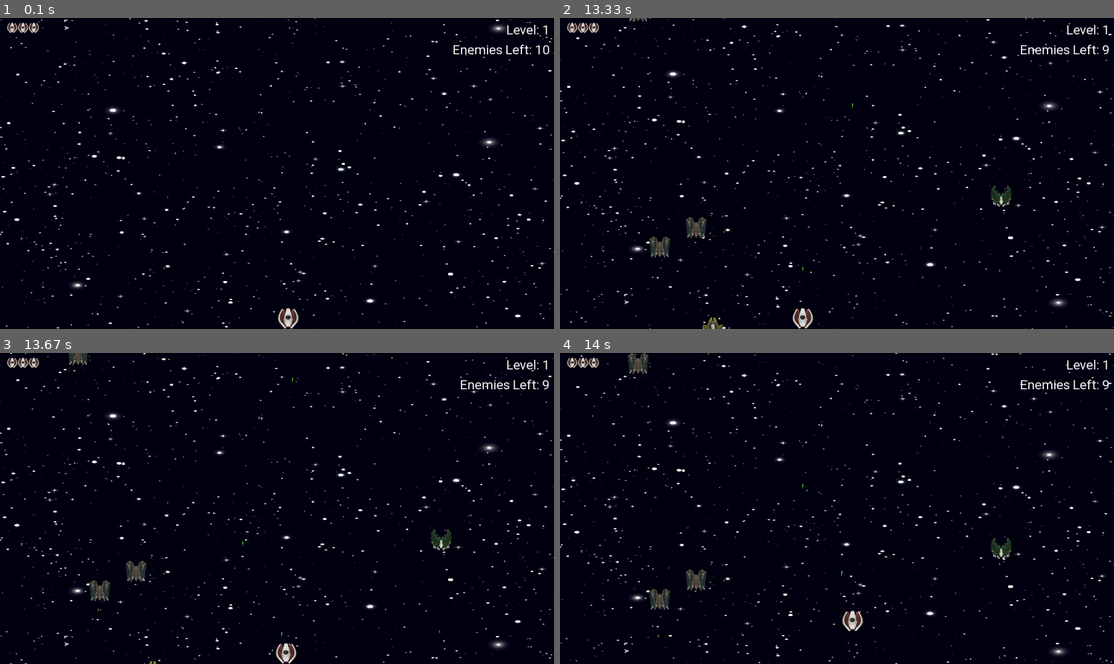
Above: before the commit, frames 1-4 (two rows, left to right).
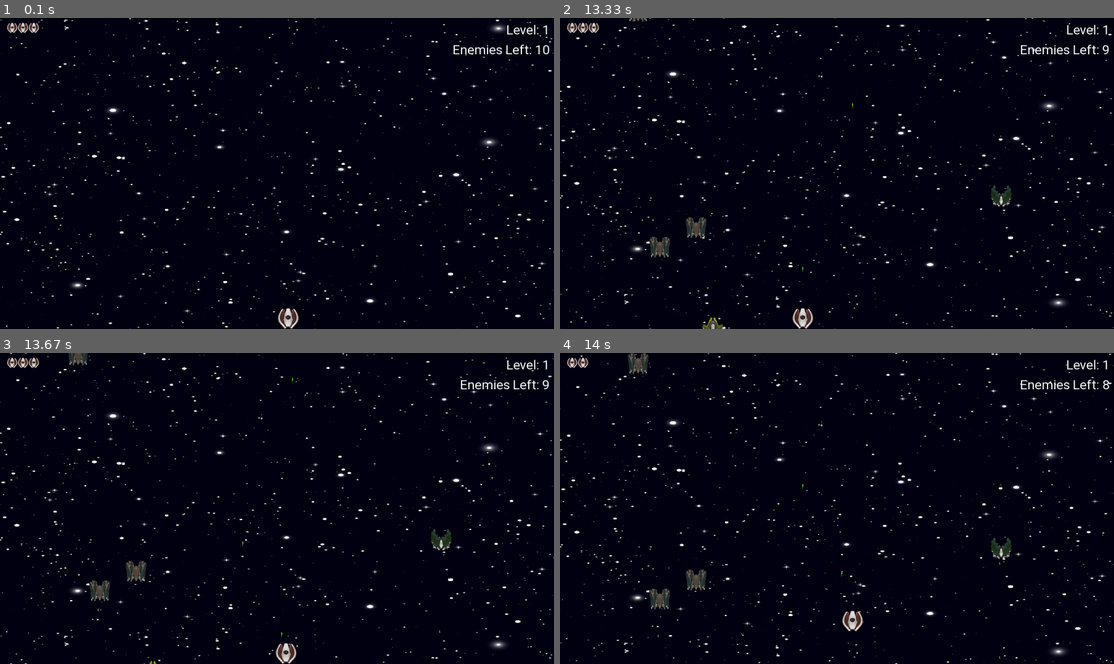
Above: after the commit, the same moments.

Repository: bobsi205/space-invaders-python
Game: pygame game, started from game.py
The game is run twice, just before and just after one commit, with the same random seed, the same clock (stepped at 60 frames per second) and the same inputs.
Inputs:
- Up to frame 1 (0.1 s): no input
- Up to frame 2 (13.33 s): hold Left 0.33-0.87 s; hold Down 0.9-1.2 s; hold Left 1.23-1.63 s; hold Up 1.67-2.03 s; hold Right 2.07-2.7 s; tap Space at 2.73, 3.13, 3.53, 3.83, 4.03, 4.33, 4.53, 4.87, 5.17, 5.37, 5.67, 5.93, 6.27, 6.57, 6.7, 7.1, 7.4, 7.77, 8.17, 8.47, 8.67, 8.97, 9.17, 9.5, 9.8, 10, 10.3, 10.57, 10.9, 11.2, 11.33, 11.73, 12.03, 12.4, 12.8, 13.1, 13.3 s; hold Down 3.07-3.43 s; hold Left 3.47-3.93 s; hold Right 3.97-4.43 s; hold Up 4.47-4.77 s; hold Right 4.8-5.27 s; hold Left 5.3-5.83 s; hold Down 5.87-6.17 s; hold Left 6.2-6.6 s; hold Up 6.63-7 s; hold Right 7.03-7.67 s; hold Down 7.7-8.07 s; hold Left 8.1-8.57 s; hold Right 8.6-9.07 s; hold Up 9.1-9.4 s; hold Right 9.43-9.9 s; hold Left 9.93-10.47 s; hold Down 10.5-10.8 s; hold Left 10.83-11.23 s; hold Up 11.27-11.63 s; hold Right 11.67-12.3 s; hold Down 12.33-12.7 s; hold Left 12.73-13.2 s; hold Right from 13.23 s (still down)
- Up to frame 3 (13.67 s): keep holding Right; tap Space at 13.6 s
- Up to frame 4 (14 s): release Right at 13.7 s; hold Up from 13.73 s (still down); tap Space at 13.8 s

Frames 1-3 are identical in both runs. In frame 4, 0.1% of the frame differs, in the area x 5-100%, y 1-83%.

Commit message:
added collition check

Diff:
--- a/classes/GameState.py
+++ b/classes/GameState.py
@@ -16,3 +16,6 @@
         self.lasers = lasers
         self.run = run
         self.score = score
+
+    def hit(self):
+        self.lives -= 1
--- a/classes/ships/PlayerShip.py
+++ b/classes/ships/PlayerShip.py
@@ -43,3 +43,8 @@
                               self.laser_vel+self.ship_vel, -1, self.damage)
                 lasers.append(laser)
                 self.cooldown = 0
+
+    def collide(self, obj):
+        offsetX = int(obj.x - self.x)
+        offsetY = int(obj.y - self.y)
+        return self.mask.overlap(obj.mask, (offsetX, offsetY)) != None
--- a/game.py
+++ b/game.py
@@ -129,6 +129,9 @@
             for enemy in gameState.enemies:
                 enemy.move()
                 enemy_shoot(enemy)
+                if(enemy.y >= HEIGHT or enemy.y > 0 and player.collide(enemy)):
+                    gameState.enemies.remove(enemy)
+                    gameState.hit()
 
         # moves and deletes lasers
         if len(gameState.lasers):
